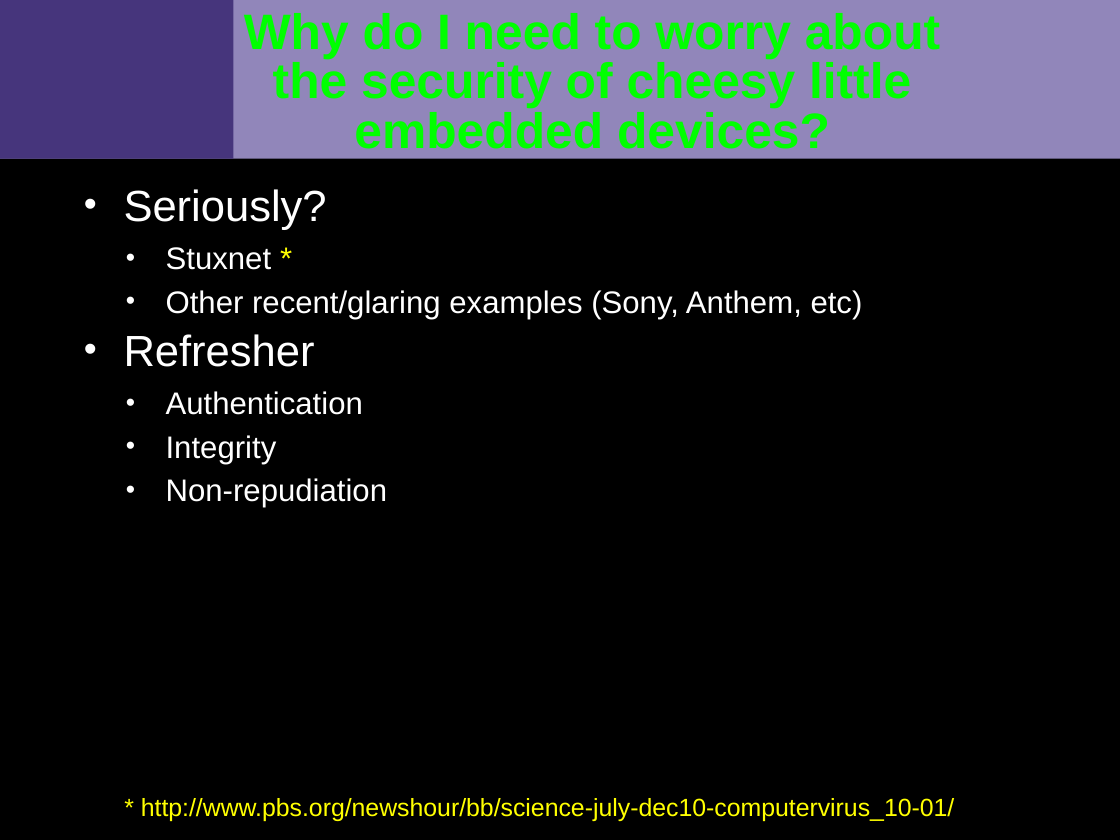
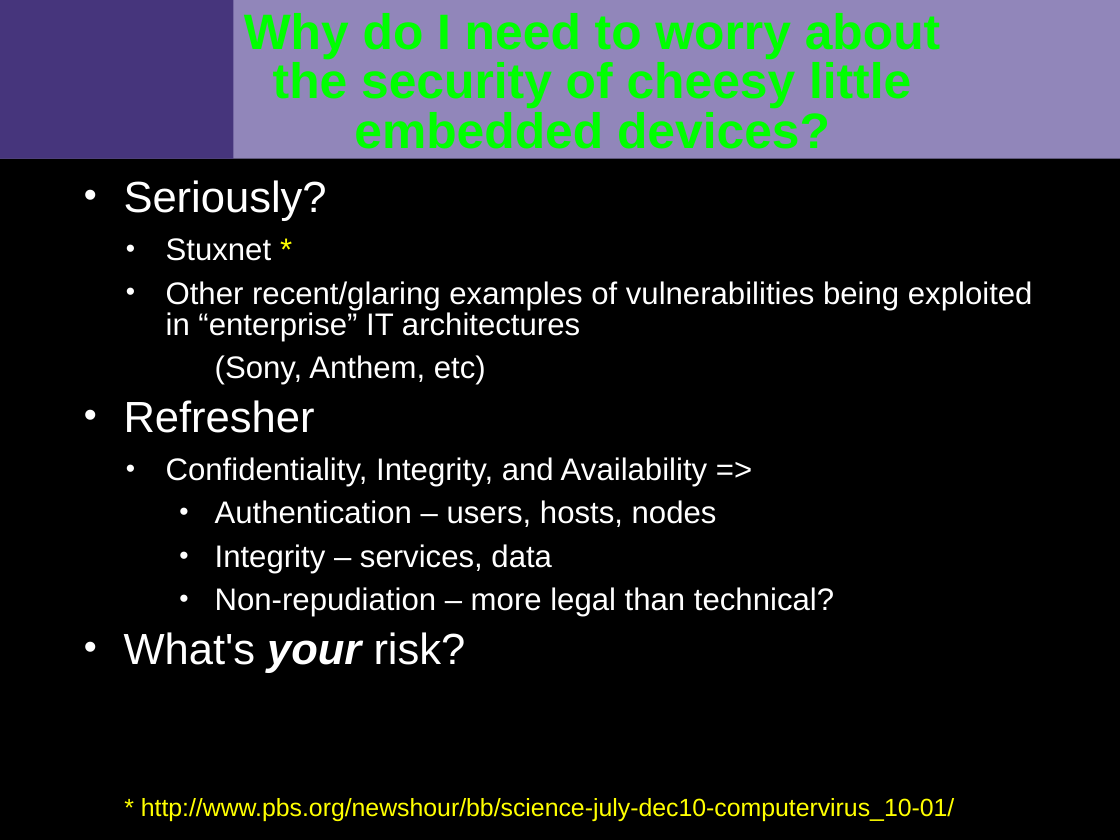
Before and after one commit to VCTLabs/elc2015-presentations, a slide deck: slide 2 of security_IoT/security_assessment_slides.odp. Drawn at 1120x840 pixels with LibreOffice and Linux fonts; fonts in the diff are those of the drawing; background and template pictures are left out. Boxes give left, top, right and bottom in pixels: in the first picture for what was removed or moved away, otherwise in the second. Text is boxed around its words. In the diff, an @@ line names an element or a change of style, - is before the commit and + after.

Commit message:
updated with some examples and tools/frameworks

```diff
--- a/security_IoT/security_assessment_slides.odp
+++ b/security_IoT/security_assessment_slides.odp
@@ text "Seriously?": place and size @@
-text "Seriously?" at [124,189,863,507]
+text "Seriously?" at [124,180,1033,673]
@@ text at [166,281,1033,385]: text changed @@
-  • Other recent/glaring examples (Sony, Anthem, etc)
+  • Other recent/glaring examples of vulnerabilities being exploited in “enterprise” IT architectures
+    (Sony, Anthem, etc)
@@ text at [124,457,834,673]: text changed @@
-  • Authentication
-  • Integrity
-  • Non-repudiation
+  • Confidentiality, Integrity, and Availability =>
+    • Authentication – users, hosts, nodes
+    • Integrity – services, data
+    • Non-repudiation – more legal than technical?
+• What's your risk?
```
Also in this commit, not shown: 7 other slides changed, 4 slides added, 2 other files.
